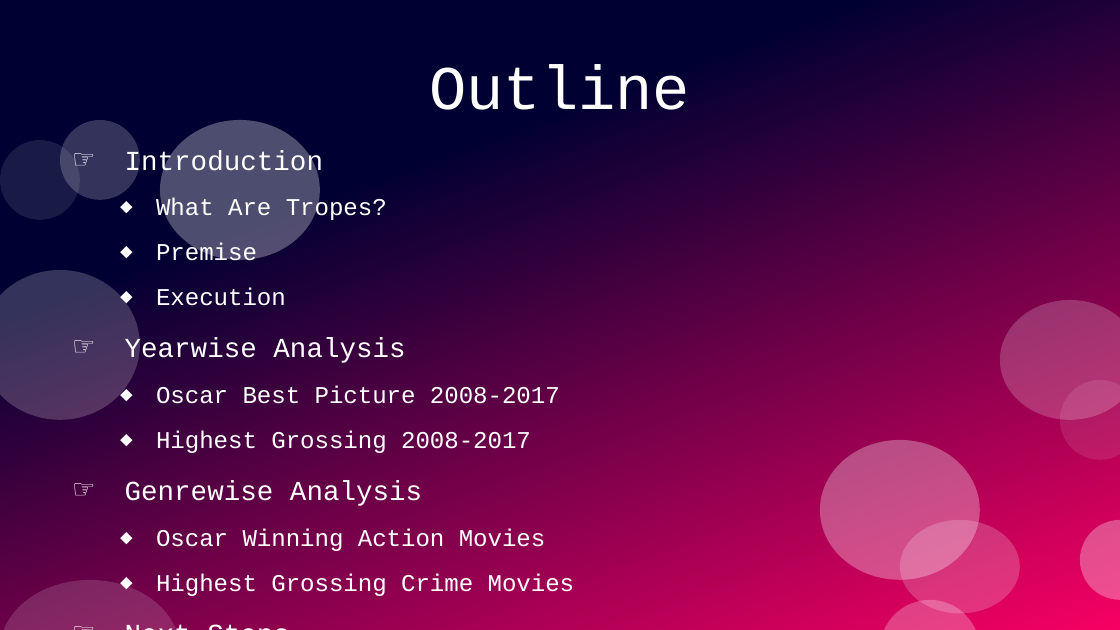
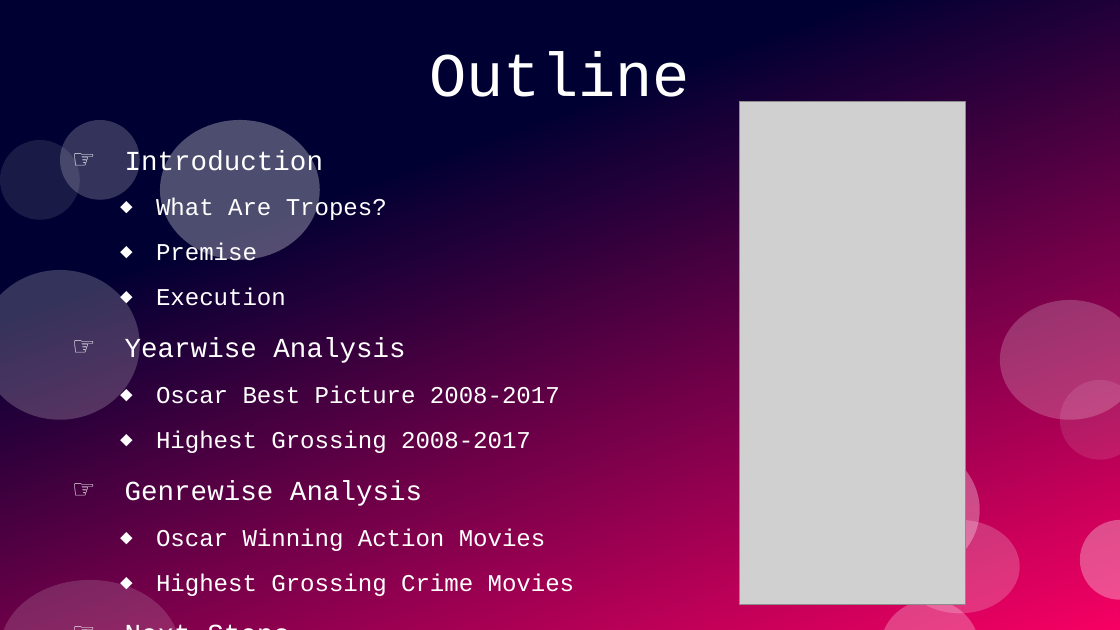
Before and after one commit to SacredFisher/Python_Project, a slide deck: slide 2 of SrikarP_FilmProject.pptx. Drawn at 1120x630 pixels with LibreOffice and Linux fonts; fonts in the diff are those of the drawing; grey boxes stand for pictures. Boxes give left, top, right and bottom in pixels: in the first picture for what was removed or moved away, otherwise in the second. Text is boxed around its words. In the diff, an @@ line names an element or a change of style, - is before the commit and + after.

```diff
--- a/SrikarP_FilmProject.pptx
+++ b/SrikarP_FilmProject.pptx
@@ title "Outline": place and size @@
-title "Outline" at (429,65,690,110)
+title "Outline" at (429,52,690,97)
@@ picture added at (740,102,966,605) @@
```
Also in this commit, not shown: 3 other slides changed, 2 slides added, 2 slides removed, 1 other file.
